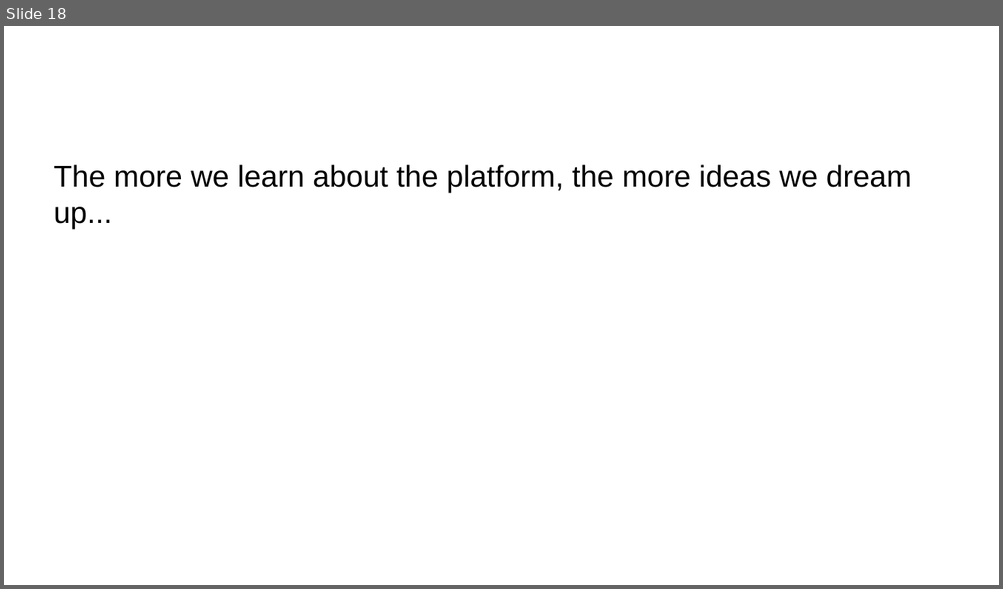
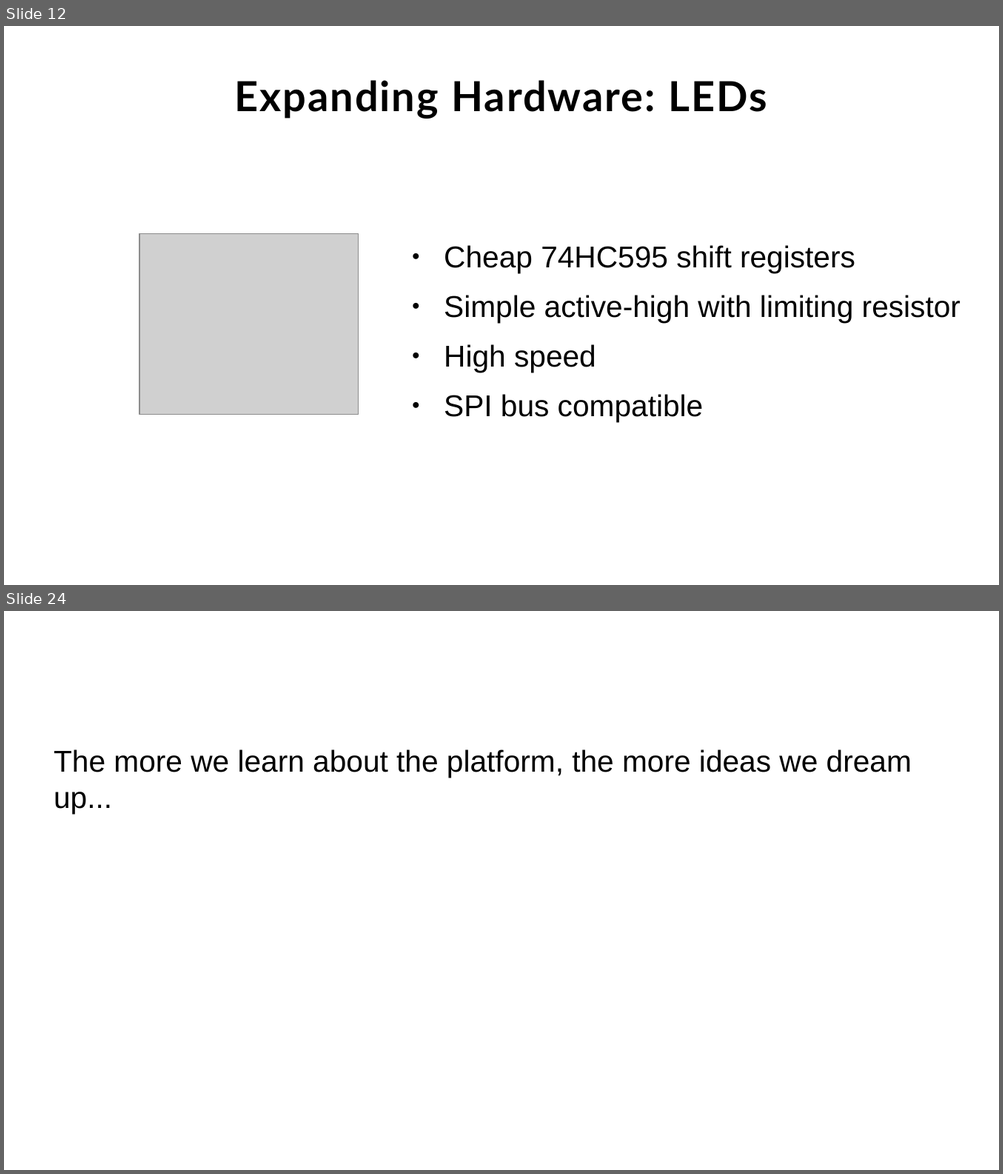
Before and after one commit to Jacquot-SFE/Teensy-synth-platform, a slide deck: presentation/slides/teensy-synthesis.odp. Shown one above the other, each under a label of ours: slide 18 before the commit, slides 12 and 24 after it; the slides between them are not shown. The pictures are 1003x589 and 1003x1174 pixels, drawn with LibreOffice and Linux fonts; fonts in the diff are those of the drawing; grey boxes stand for pictures; background and template pictures are left out. Boxes give left, top, right and bottom in pixels: in the first picture for what was removed or moved away, otherwise in the second. Text is boxed around its words. In the diff, an @@ line names an element or a change of style, - is before the commit and + after.

```diff
--- a/presentation/slides/teensy-synthesis.odp
+++ b/presentation/slides/teensy-synthesis.odp
@@ slide 12 added at bbox=[4, 26, 999, 585], background picture (left out) @@
@@ title added at bbox=[234, 80, 767, 118], 33 pt, text #000000, bold @@
+Expanding Hardware: LEDs
@@ picture added at bbox=[139, 234, 358, 414] @@
@@ text added at bbox=[444, 245, 960, 421], 24 pt, text #000000 @@
+● Cheap 74HC595 shift registers
+● Simple active-high with limiting resistor
+● High speed
+● SPI bus compatible
@@ what was slide 18 is now slide 24 @@
```
Also in this commit, not shown: 28 slides changed, 5 other slides added.
